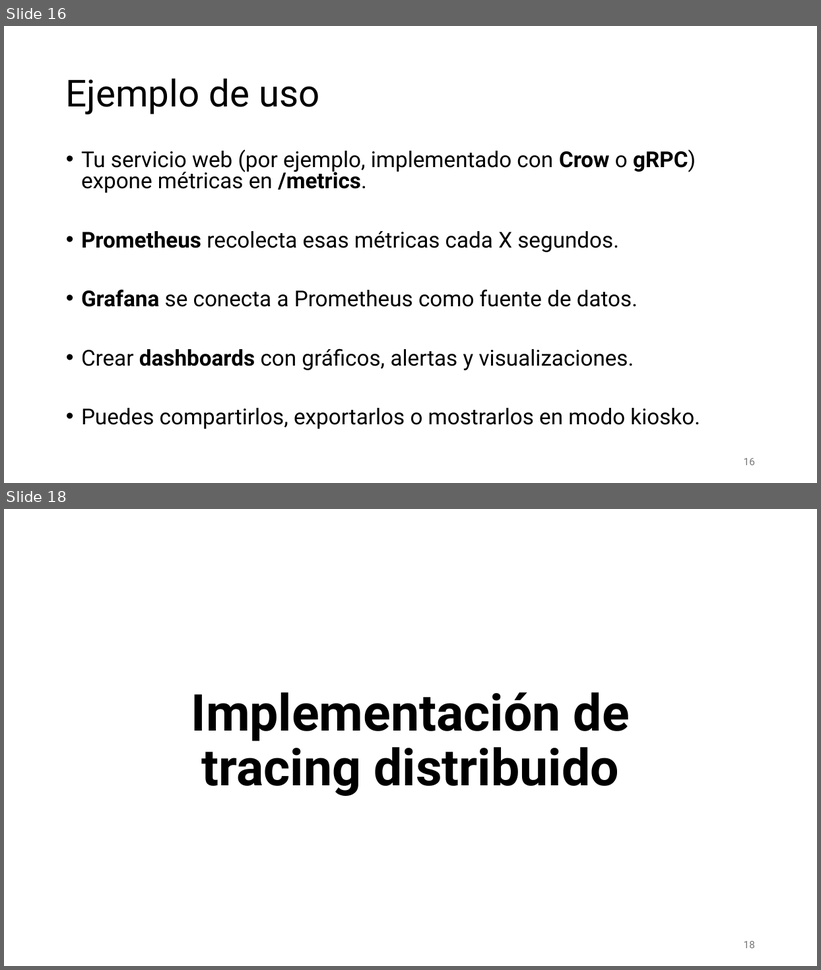
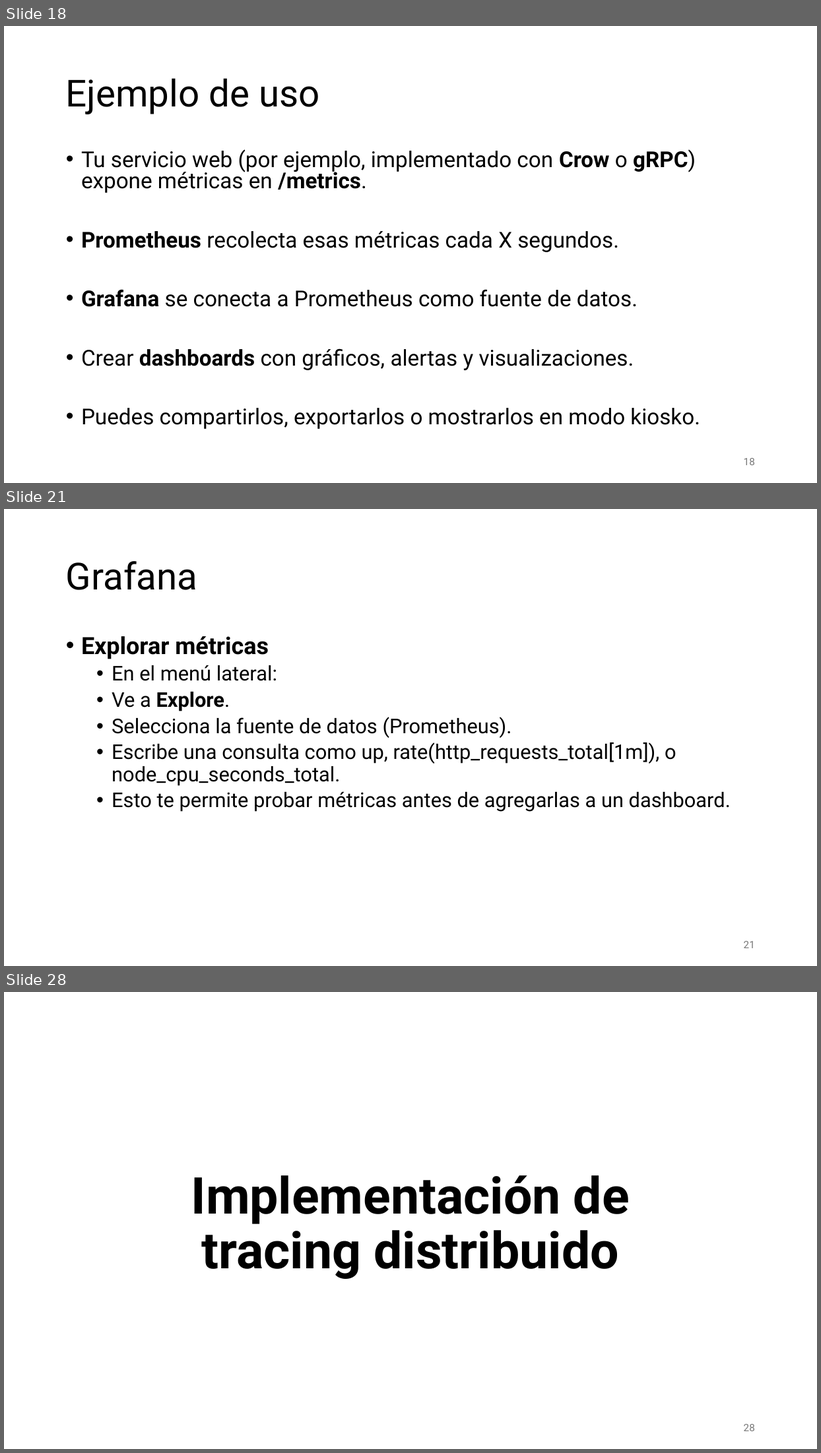
Before and after one commit to aldebarran22/CURSO_CPP_SERVICIOS_30H, a slide deck: doc/8_Monitorizacion_logging_microservicios.pptx. Shown one above the other, each under a label of ours: slides 16 and 18 before the commit, slides 18, 21 and 28 after it; the slides between them are not shown. The pictures are 821x970 and 821x1453 pixels, drawn with LibreOffice and Linux fonts; fonts in the diff are those of the drawing. Boxes give left, top, right and bottom in pixels: in the first picture for what was removed or moved away, otherwise in the second. Text is boxed around its words. In the diff, an @@ line names an element or a change of style, - is before the commit and + after.

```diff
--- a/doc/8_Monitorizacion_logging_microservicios.pptx
+++ b/doc/8_Monitorizacion_logging_microservicios.pptx
@@ slide 21 added at (x1=4, y1=509, x2=817, y2=966), background #FFFFFF @@
@@ title added at (x1=66, y1=561, x2=197, y2=590), 44 pt, text #000000 @@
+Grafana
@@ text added at (x1=81, y1=636, x2=731, y2=812), 24 pt, text #000000 @@
+• Explorar métricas
+  • En el menú lateral:
+  • Ve a Explore.
+  • Selecciona la fuente de datos (Prometheus).
+  • Escribe una consulta como up, rate(http_requests_total[1m]), o node_cpu_seconds_total.
+  • Esto te permite probar métricas antes de agregarlas a un dashboard.
@@ page number added at (x1=744, y1=941, x2=755, y2=949), 12 pt, text #797979 @@
+21
@@ what was slide 16 is now slide 18 @@
@@ page number at (x1=744, y1=458, x2=755, y2=466): text changed @@
-16
+18
@@ what was slide 18 is now slide 28 @@
@@ page number at (x1=744, y1=1424, x2=755, y2=1432): text changed @@
-18
+28
```
Also in this commit, not shown: 5 slides changed, 15 other slides added, 1 slide removed, 3 other files.
